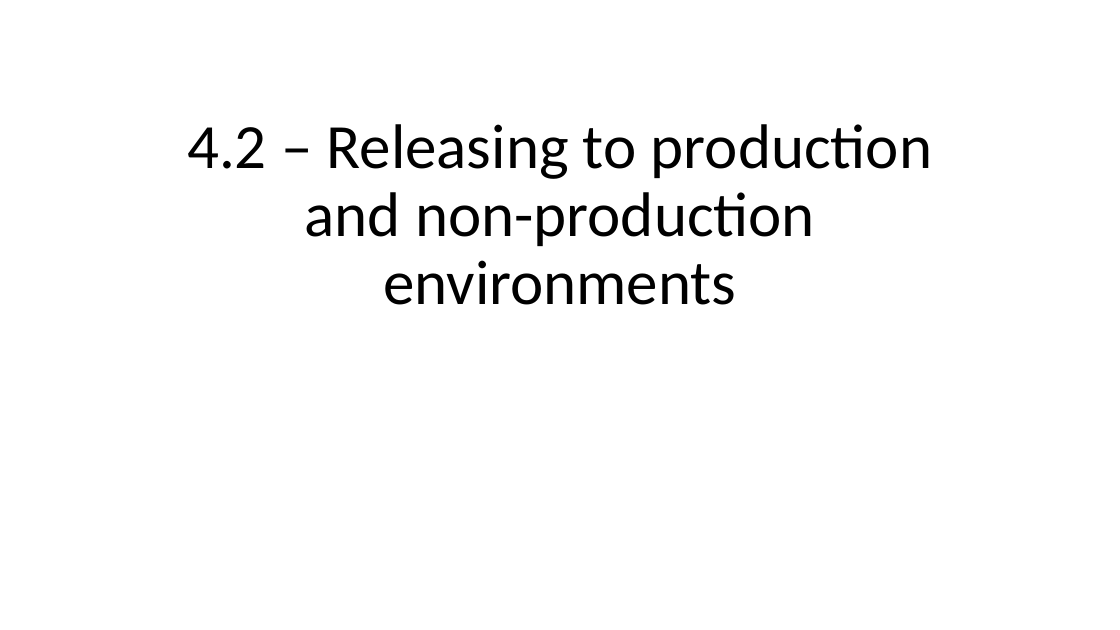
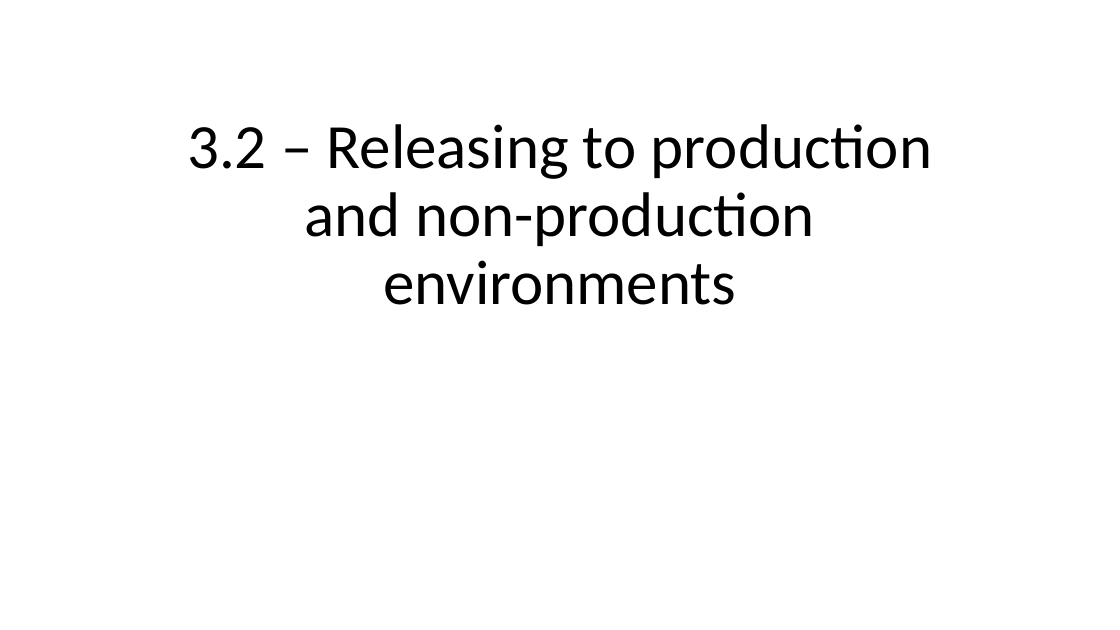
Before and after one commit to way0utwest/DatabaseDevOpsMS, a slide deck: slide 7 of Section 3 - Release Management/Section3-ReleaseManagement.pptx (slide 6 before the commit). Drawn at 1120x630 pixels with LibreOffice and Linux fonts; fonts in the diff are those of the drawing. Boxes give left, top, right and bottom in pixels: in the first picture for what was removed or moved away, otherwise in the second. Text is boxed around its words. In the diff, an @@ line names an element or a change of style, - is before the commit and + after.

```diff
--- a/Section 3 - Release Management/Section3-ReleaseManagement.pptx
+++ b/Section 3 - Release Management/Section3-ReleaseManagement.pptx
@@ title at (x1=187, y1=124, x2=932, y2=305): text changed @@
-4.2 – Releasing to production and non-production environments
+3.2 – Releasing to production and non-production environments
```
Also in this commit, not shown: 7 other slides changed, 12 slides added, 1 slide removed, 3 other files.
